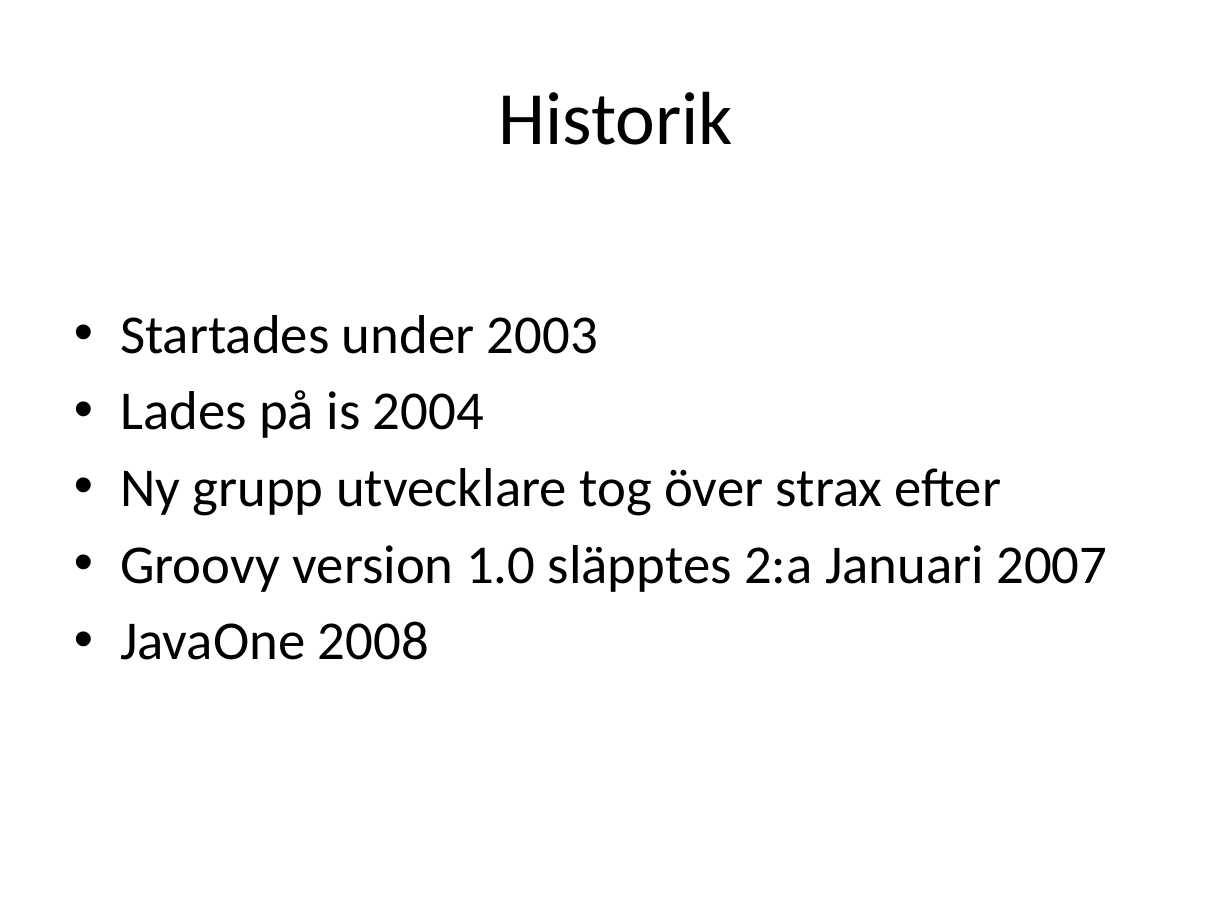
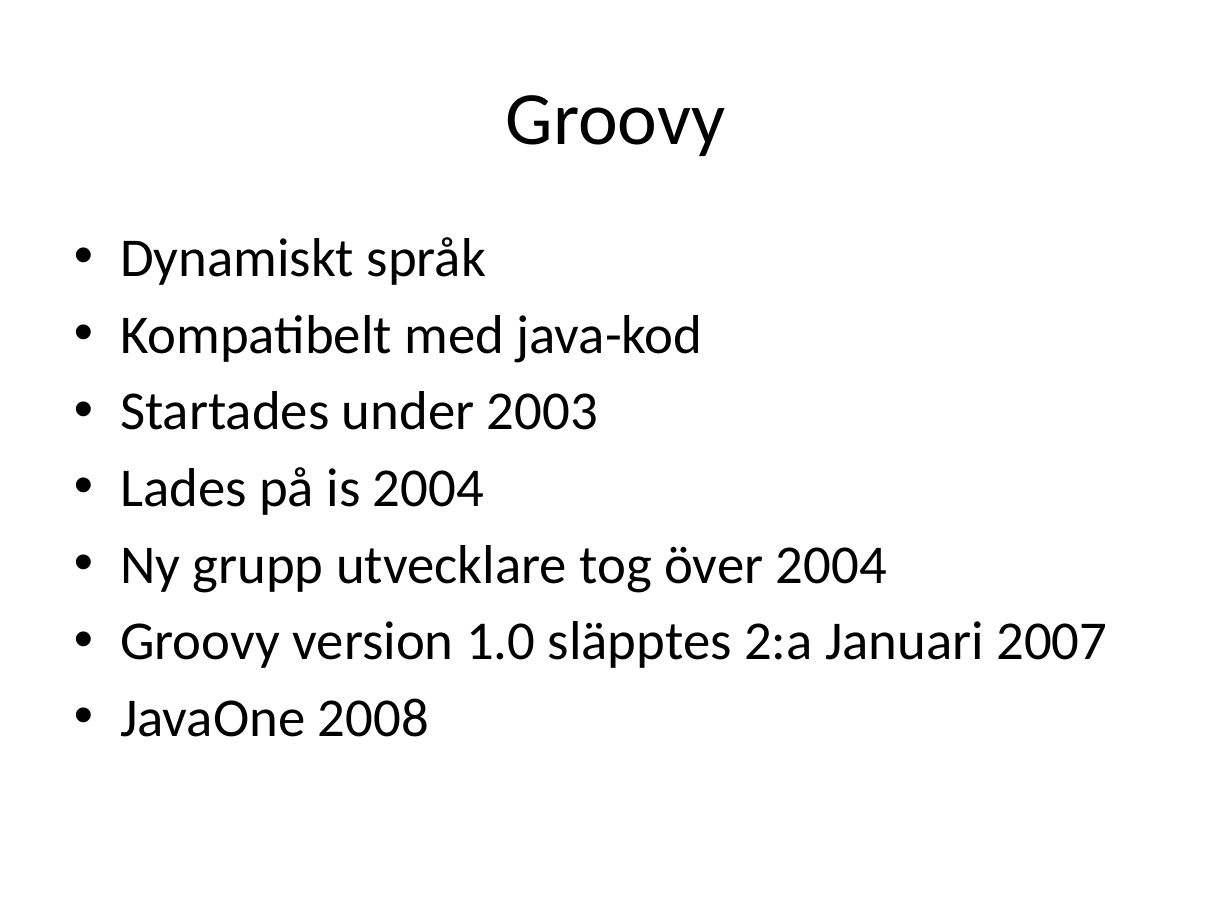
Before and after one commit to me97esn/groovyseminarium, a slide deck: slide 2 of groovyseminarie/dokument/groovyseminarium_source.pptx. Drawn at 1232x924 pixels with LibreOffice and Linux fonts; fonts in the diff are those of the drawing. Boxes give left, top, right and bottom in pixels: in the first picture for what was removed or moved away, otherwise in the second. Text is boxed around its words. In the diff, an @@ line names an element or a change of style, - is before the commit and + after.

```diff
--- a/groovyseminarie/dokument/groovyseminarium_source.pptx
+++ b/groovyseminarie/dokument/groovyseminarium_source.pptx
@@ title at (506, 95, 726, 156): text changed @@
-Historik
+Groovy
@@ text at (120, 237, 703, 363): paragraphs added @@
+• Dynamiskt språk
+• Kompatibelt med java-kod
@@ text at (120, 545, 887, 593): text changed @@
-• Ny grupp utvecklare tog över strax efter
+• Ny grupp utvecklare tog över 2004
```
Also in this commit, not shown: 7 other slides changed, 12 slides added, 3 slides removed, 10 other files.
